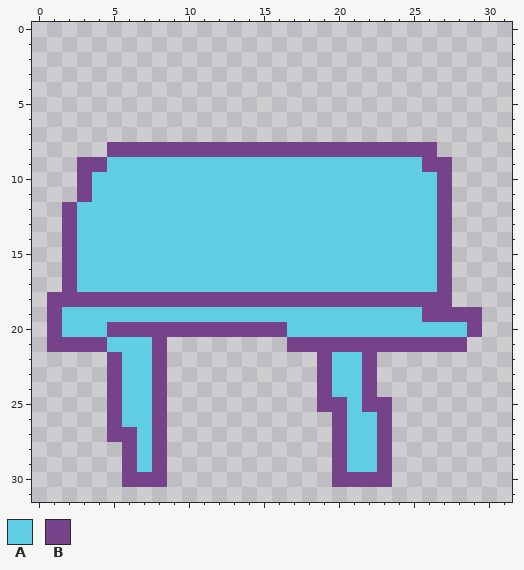
Two versions of one pixel-art file, src/assets/gui/parts/part-oscillator.aseprite. The picture above is the old version.
32x32 pixels, 1 frame.
Palette (. is transparent): A #5fcde4  B #76428a
Pixels before, first column x 1:
 8 ....BBBBBBBBBBBBBBBBBBBBBB...
 9 ..BBAAAAAAAAAAAAAAAAAAAAABB..
10 ..BAAAAAAAAAAAAAAAAAAAAAAAB..
11 ..BAAAAAAAAAAAAAAAAAAAAAAAB..
12 .BAAAAAAAAAAAAAAAAAAAAAAAAB..
13 .BAAAAAAAAAAAAAAAAAAAAAAAAB..
14 .BAAAAAAAAAAAAAAAAAAAAAAAAB..
15 .BAAAAAAAAAAAAAAAAAAAAAAAAB..
16 .BAAAAAAAAAAAAAAAAAAAAAAAAB..
17 .BAAAAAAAAAAAAAAAAAAAAAAAAB..
18 BBBBBBBBBBBBBBBBBBBBBBBBBBB..
19 BAAAAAAAAAAAAAAAAAAAAAAAABBBB
20 BAAABBBBBBBBBBBBAAAAAAAAAAAAB
21 BBBBAAAB........BBBBBBBBBBBB.
22 ....BAAB..........BAAB.......
23 ....BAAB..........BAAB.......
24 ....BAAB..........BAAB.......
25 ....BAAB..........BBABB......
26 ....BAAB...........BAAB......
27 ....BBAB...........BAAB......
28 .....BAB...........BAAB......
29 .....BAB...........BAAB......
30 .....BBB...........BBBB......
After the commit:
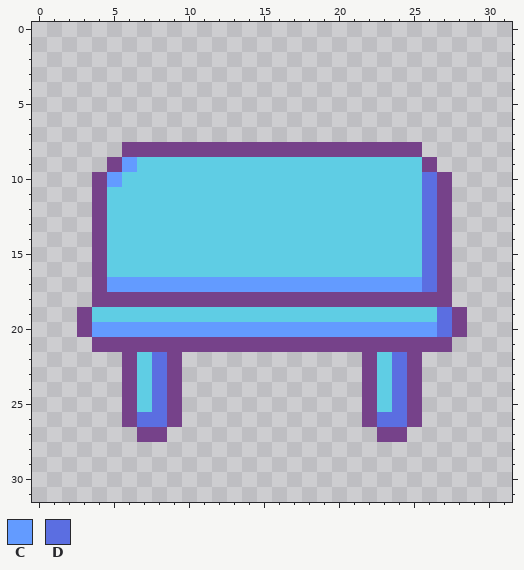
Colours new in this view: C #639bff  D #5b6ee1
What changed:
y 8: x 5 B -> .; x 26 B -> .
y 9: x 3..6 BBAA -> ..BC; x 27 B -> .
y 10: x 3..5 BAA -> .BC; x 26 A -> D
y 11: x 3..4 BA -> .B; x 26 A -> D
y 12..16: x 2..4 BAA -> ..B; x 26 A -> D
y 17: x 2..26 BAAAAAAAAAAAAAAAAAAAAAAAA -> ..BCCCCCCCCCCCCCCCCCCCCCD
y 18: x 1..3 BBB -> ...
y 19: x 1..3 BAA -> ..B; x 26..27 BB -> AD; x 29 B -> .
y 20: x 1..29 BAAABBBBBBBBBBBBAAAAAAAAAAAAB -> ..BCCCCCCCCCCCCCCCCCCCCCCCDB.
y 21: x 1..3 BBB -> ...; x 5..7 AAA -> BBB; x 9..16 ........ -> BBBBBBBB; x 28 B -> .
y 22..24: x 5..6 BA -> .B; x 8..9 B. -> DB; x 19..21 BAA -> ...; x 23..25 ... -> ADB
y 25: x 5..6 BA -> .B; x 8..9 B. -> DB; x 19..21 BBA -> ...; x 23..25 B.. -> ADB
y 26: x 5..9 BAAB. -> .BDDB; x 20..25 BAAB.. -> ..BDDB
y 27: x 5..7 BBA -> ..B; x 20..22 BAA -> ...; x 24 . -> B
y 28..29: x 6..8 BAB -> ...; x 20..23 BAAB -> ....
y 30: x 6..8 BBB -> ...; x 20..23 BBBB -> ....
Pixel boxes of the changes (left, top, right, bottom) in both pictures:
changed: (47, 142, 482, 487)
